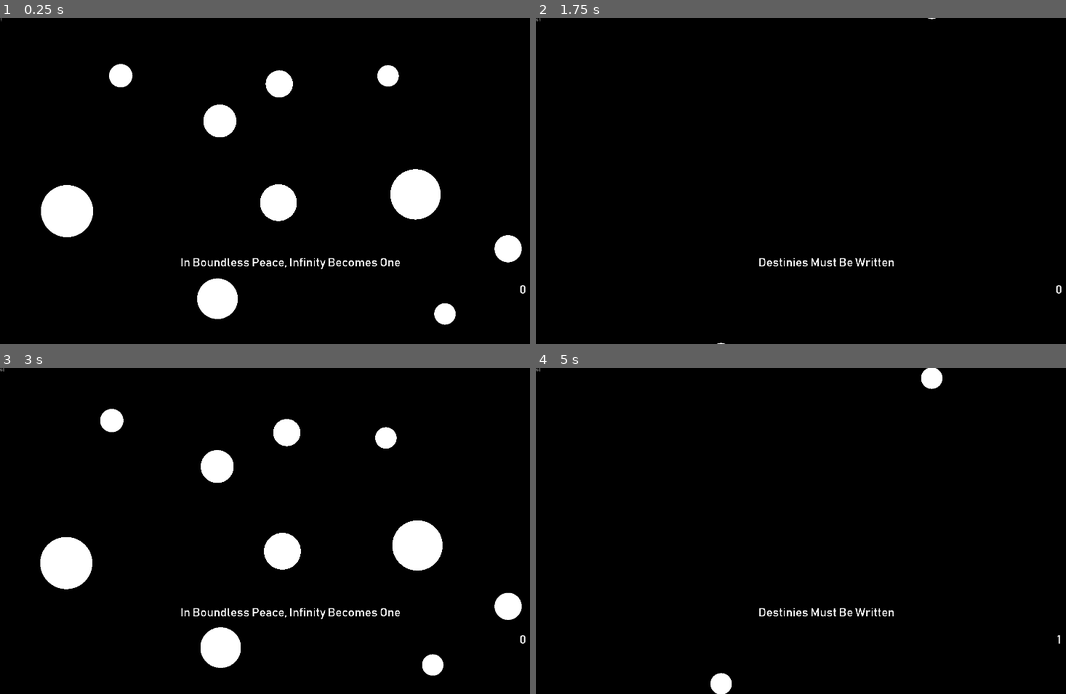
Above: before the commit, frames 1-4 (two rows, left to right).
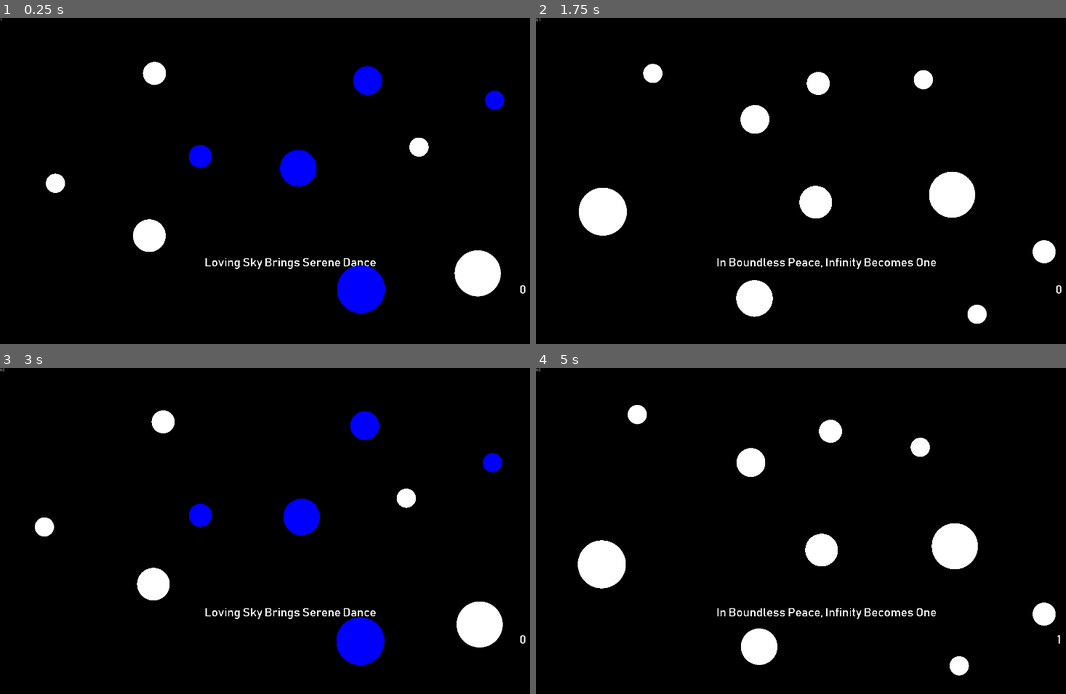
Above: after the commit, the same moments.

Repository: Dark-Gran/Spirit-Circles
Game: Godot game, scene res://src/Main.tscn
The game is run twice, just before and just after one commit, with the same random seed, the same clock (stepped at 60 frames per second) and the same inputs.
Inputs (mouse positions are in pixels of both pictures, inside the frame that each line leads up to):
- Up to frame 1 (0.25 s): no input
- Up to frame 2 (1.75 s): tap Enter (ui_accept) at 0.5, 0.77, 1.52 s; move the mouse to (954, 164) at 0.52 s; hold Right (ui_right) 0.53-1.28 s; move the mouse to (710, 197) at 1.27 s; hold Left (ui_left) from 1.28 s (still down)
- Up to frame 3 (3 s): move the mouse to (349, 459) at 2.02 s; release Left (ui_left) at 2.03 s; hold Right (ui_right) from 2.03 s (still down); move the mouse to (259, 596) at 2.77 s
- Up to frame 4 (5 s): tap Enter (ui_accept) at 3.02, 3.77, 4.52 s; move the mouse to (1002, 579) at 3.52 s; release Right (ui_right) at 3.53 s; hold Left (ui_left) from 3.53 s (still down); move the mouse to (652, 482) at 4.27 s

The runs differ from the first frame. In frame 1, 11% of the frame differs, in the area x 7-99%, y 13-95%; in frame 2, 5.1%; in frame 3, 11%, in the area x 6-99%, y 12-95%; in frame 4, 5.5%.

Commit message:
changed Area2Ds to Kinematic/Static bodies (+ color_reaction draft + blue base)

Diff:
--- a/project.godot
+++ b/project.godot
@@ -9,7 +9,7 @@
 config_version=4
 
 _global_script_classes=[ {
-"base": "Area2D",
+"base": "KinematicBody2D",
 "class": "Circle",
 "language": "GDScript",
 "path": "res://src/world/Circle.gd"
--- a/src/world/Circle.gd
+++ b/src/world/Circle.gd
@@ -1,12 +1,22 @@
-extends Area2D
+extends KinematicBody2D
 class_name Circle
 
-enum ColorType {WHITE, GREEN}
+enum ColorType {WHITE, GREEN, BLUE}
 var ct_dict = {
 	ColorType.WHITE: {
 		"color": Color.white,
 		"speed": 1,
-		"lowest_power": 9
+		"lowest_power": 10
+	},
+	ColorType.BLUE: {
+		"color": Color.blue,
+		"speed": 1,
+		"lowest_power": 10
+	},
+	ColorType.GREEN: {
+		"color": Color.green,
+		"speed": 1.5,
+		"lowest_power": 4
 	}
 }
 export (ColorType) var color_type = ColorType.WHITE
@@ -14,7 +24,7 @@
 export (float) var size = 1
 
 var color_info
-var min_size = 0.1 # "Technical" limit
+var min_size = 0.01 # "Technical" limit
 
 var speed = 0
 var velocity = Vector2(0, 0)
@@ -100,23 +110,39 @@
 		else:
 			null_ray_points()
 	# Move
-	position += velocity*delta
+	var collision = move_and_collide(velocity*delta)
+	if collision:
+		collide(collision.collider)
 
 func null_ray_points():
 	ray_point_a = null
 	ray_point_b = null
 
-func _on_Circle_area_entered(area): # Collided
-	if area.is_in_group("circles"):
-		if !area.merging_away && !merging_away:
-			var humbled = area.size > size
+func collide(collider):
+	if collider.is_in_group("circles"):
+		if !collider.merging_away && !merging_away:
+			var humbled = collider.size > size
 			# Merge
-			if humbled:
-				area.mergeIn(self)
-			else:
-				mergeIn(area)
+			if collider.color_type == color_type:
+				if humbled:
+					collider.mergeIn(self)
+				else:
+					mergeIn(collider)
+			elif collider.color_type != ColorType.WHITE && (color_type == ColorType.WHITE || humbled):
+				color_reaction(collider, collider.color_type)
+			else:
+				color_reaction(collider, color_type)
 	else:
-		bounce(area)
+		bounce(collider)
+
+func color_reaction(collider, color):
+	match color:
+		ColorType.WHITE:
+			bounce(collider)
+		ColorType.GREEN:
+			bounce(collider)
+		ColorType.BLUE:
+			dance(collider)
 
 func mergeIn(circle):
 	circle.merging_away = true
@@ -130,6 +156,13 @@
 		angle = rad2deg(velocity.angle())
 		refresh_velocity()
 
+func dance(collider): #todo
+	var collision_normal = (position-collider.position).normalized()
+	if collision_normal.dot(velocity) < 0:
+		velocity = velocity.reflect(collision_normal)
+		angle = rad2deg(velocity.angle())
+		refresh_velocity()
+
 func refresh():
 	if size < min_size:
 		size = min_size
@@ -138,7 +171,7 @@
 	refresh_raycasts()
 
 func refresh_size():
-	var s = get_radius_shifted_by_one()
+	var s = float(size)/PI
 	$MeshInstance2D.scale = Vector2(s, s)
 	$CollisionShape2D.scale = Vector2(s, s)
 	radius = s * Main.SIZE_TO_SCALE
@@ -147,16 +180,9 @@
 	bot_portal = Main.DEFAULT_HEIGHT+radius
 	right_portal = Main.DEFAULT_WIDTH+radius
 
-func get_radius_shifted_by_one(): # shifted to avoid scale lower than 1
-	var s = 0
-	if size-1 > 0:
-		s = (float(size)-1)/PI
-	s += 1
-	return s
-
 func refresh_velocity():
 	if !(merging_away && size < color_info.get("lowest_power")):
-		speed = (world.get("world_speed") * color_info.get("speed")) / pow(get_radius_shifted_by_one()/2, 2)
+		speed = (world.get("world_speed") * color_info.get("speed")) / pow((float(size)/PI)/2, 2)
 	velocity = Vector2(speed*cos(deg2rad(angle)), speed*sin(deg2rad(angle)))
 	velocity_direction = velocity.normalized()
 	refresh_raycasts()
--- a/src/world/Circle.tscn
+++ b/src/world/Circle.tscn
@@ -8,7 +8,7 @@
 
 [sub_resource type="CircleShape2D" id=2]
 
-[node name="Circle" type="Area2D" groups=[
+[node name="Circle" type="KinematicBody2D" groups=[
 "circles",
 ]]
 script = ExtResource( 1 )
@@ -41,5 +41,3 @@
 collision_mask = 2
 collide_with_areas = true
 collide_with_bodies = false
-
-[connection signal="area_entered" from="." to="." method="_on_Circle_area_entered"]
--- a/src/world/PlayerCircle.tscn
+++ b/src/world/PlayerCircle.tscn
@@ -10,9 +10,8 @@
 
 [sub_resource type="CircleShape2D" id=3]
 
-[node name="PlayerCircle" type="Area2D"]
+[node name="PlayerCircle" type="StaticBody2D"]
 scale = Vector2( 4, 4 )
-monitoring = false
 
 [node name="MeshInstance2D" type="MeshInstance2D" parent="."]
 mesh = SubResource( 1 )
--- a/src/world/World.gd
+++ b/src/world/World.gd
@@ -1,7 +1,7 @@
 extends Node2D
 
-var world_speed = 180
-var grow_speed_adjust = 0.09 # see get_grow_speed()
+var world_speed = 150
+var grow_speed_adjust = 0.1 # see get_grow_speed()
 
 const SCREEN_CHECK = 50
 var screen_checker = SCREEN_CHECK
@@ -21,7 +21,7 @@
 
 func _ready():
 	enable_continue(false)
-	level_id = 3
+	level_id = 4
 	move_to_level(level_id)
 
 func reload_level():
--- /dev/null
+++ b/src/world/levels/Level_004.tscn
@@ -0,0 +1,63 @@
+[gd_scene load_steps=3 format=2]
+
+[ext_resource path="res://src/world/Circle.tscn" type="PackedScene" id=1]
+[ext_resource path="res://src/world/levels/Level.gd" type="Script" id=2]
+
+[node name="Level" type="Node2D"]
+script = ExtResource( 2 )
+level_name = "Loving Sky Brings Serene Dance"
+
+[node name="Circles" type="Node2D" parent="."]
+
+[node name="Circle" parent="Circles" instance=ExtResource( 1 )]
+position = Vector2( 195.239, 554.587 )
+angle = 210
+size = 10.0
+
+[node name="Circle2" parent="Circles" instance=ExtResource( 1 )]
+position = Vector2( 662.302, 449.145 )
+color_type = 2
+angle = 90
+size = 12.0
+
+[node name="Circle3" parent="Circles" instance=ExtResource( 1 )]
+position = Vector2( 1194.03, 896.63 )
+color_type = 2
+angle = 110
+size = 25.0
+
+[node name="Circle4" parent="Circles" instance=ExtResource( 1 )]
+position = Vector2( 1576.94, 844.724 )
+angle = 30
+size = 24.0
+
+[node name="Circle5" parent="Circles" instance=ExtResource( 1 )]
+position = Vector2( 1218.02, 212.582 )
+color_type = 2
+angle = 240
+size = 15.0
+
+[node name="Circle6" parent="Circles" instance=ExtResource( 1 )]
+position = Vector2( 1637.32, 258.783 )
+color_type = 2
+angle = 100
+
+[node name="Circle7" parent="Circles" instance=ExtResource( 1 )]
+position = Vector2( 1398.53, 426.558 )
+angle = 175
+
+[node name="Circle8" parent="Circles" instance=ExtResource( 1 )]
+position = Vector2( 982.378, 498.955 )
+color_type = 2
+angle = -20
+size = 19.0
+
+[node name="Circle9" parent="Circles" instance=ExtResource( 1 )]
+position = Vector2( 489.116, 722.78 )
+angle = -20
+size = 17.0
+
+[node name="Circle10" parent="Circles" instance=ExtResource( 1 )]
+position = Vector2( 501.195, 185.231 )
+angle = -10
+size = 12.0
